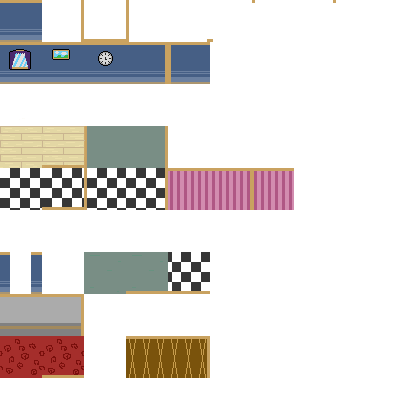
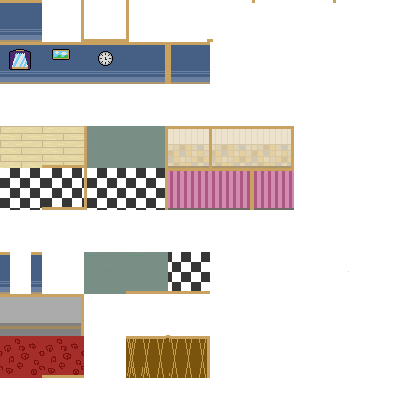
The second 420px x 420px image is a revision of the first. Changes to its layers:
added layer "Layer 43" above "Layer 42" over [168,126,295,210]
added layer "Layer 42" above "Layer 41" over [209,126,253,168]
added layer "Layer 41" above "Kitchen" over [97,102,349,272]
added layer "Kitchen" above "Layer 33" over [127,335,170,376]
